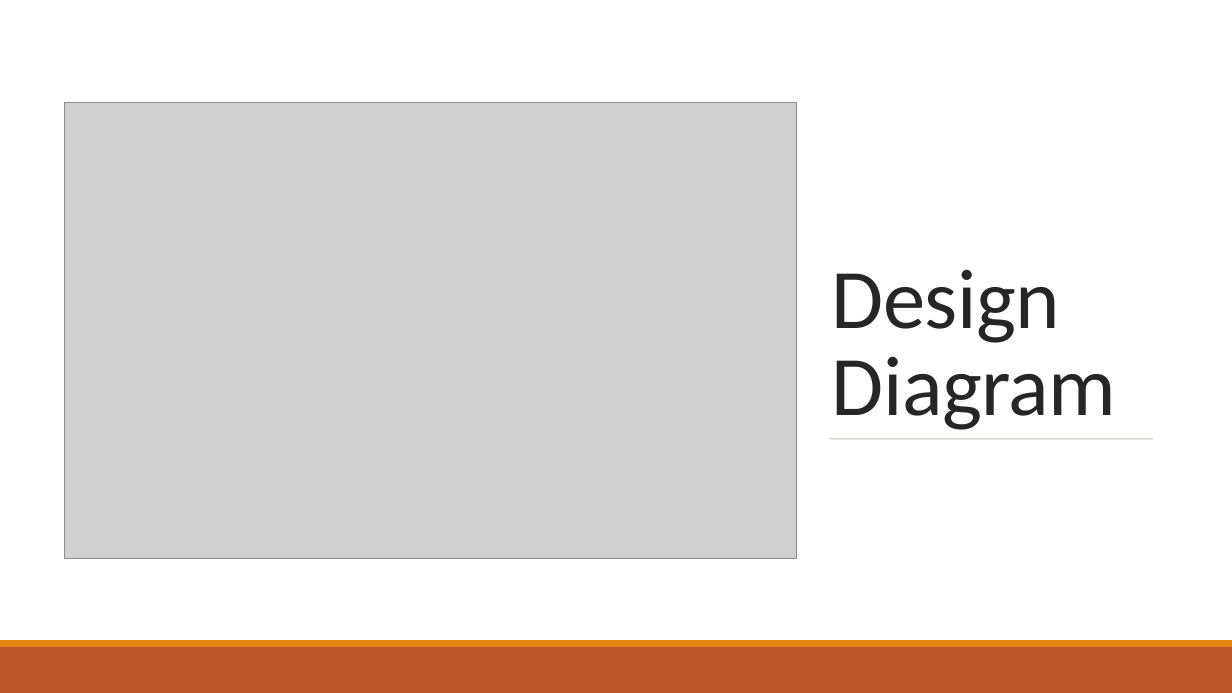
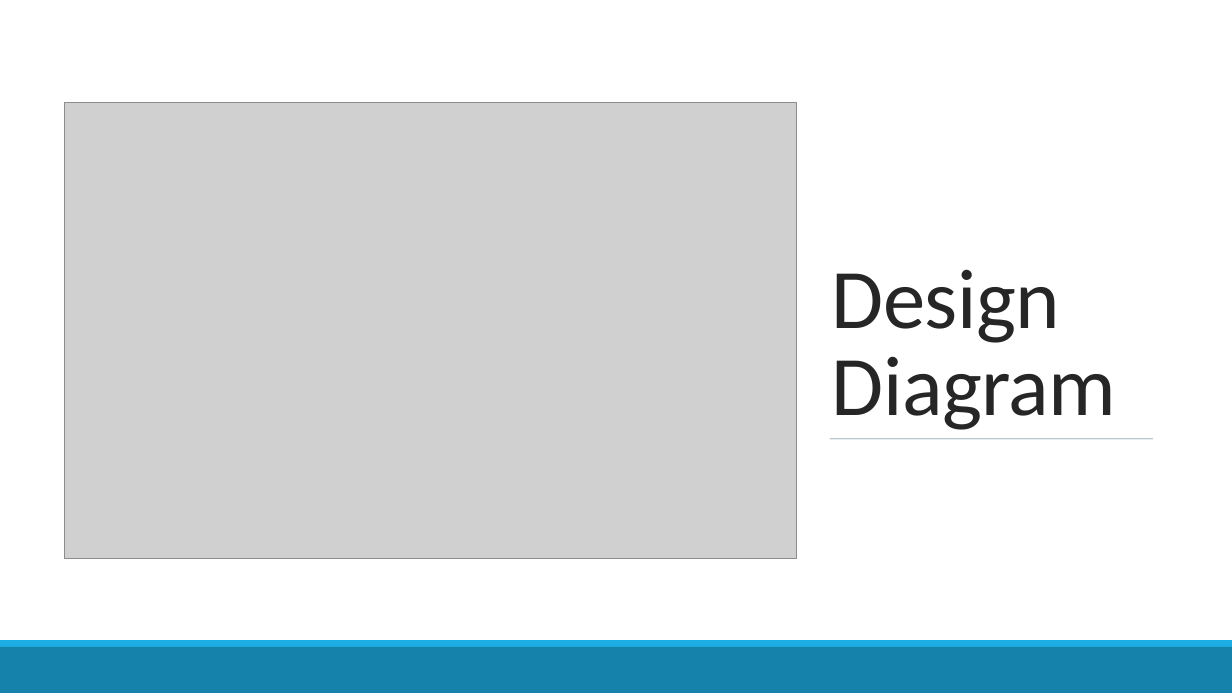
Before and after one commit to jarvisar/senior-design, a slide deck: slide 5 of Final Project Presentation.pptx. Drawn at 1232x693 pixels with LibreOffice and Linux fonts; fonts in the diff are those of the drawing; grey boxes stand for pictures. Boxes give left, top, right and bottom in pixels: in the first picture for what was removed or moved away, otherwise in the second. Text is boxed around its words. In the diff, an @@ line names an element or a change of style, - is before the commit and + after.

```diff
--- a/Final Project Presentation.pptx
+++ b/Final Project Presentation.pptx
@@ rectangle at <box>0,640,1232,647</box>: fill #E48312 to #1CADE4 @@
@@ rectangle at <box>0,647,1232,693</box>: fill #BD582C to #1482AB @@
```
Also in this commit, not shown: 9 other slides changed.
